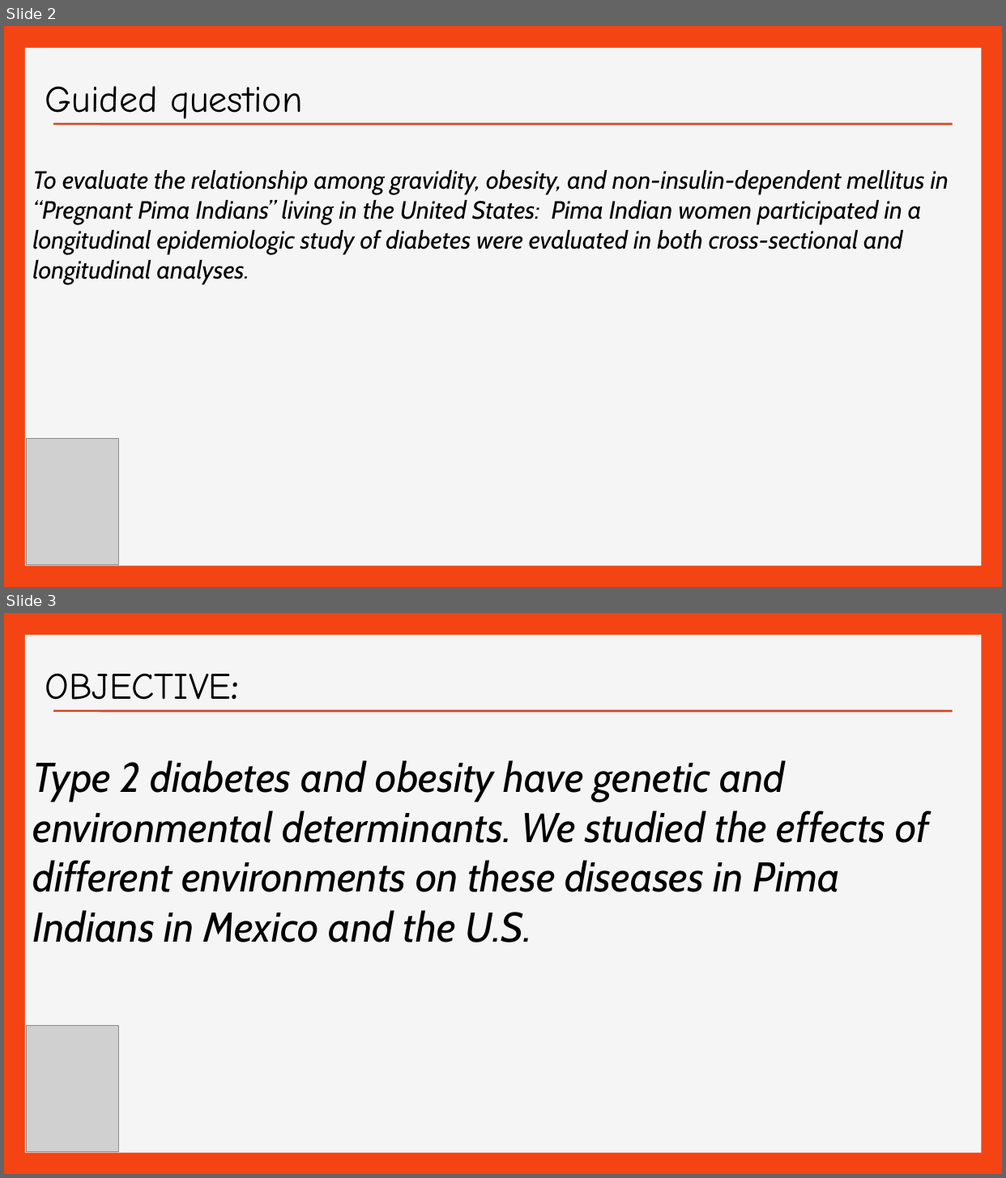
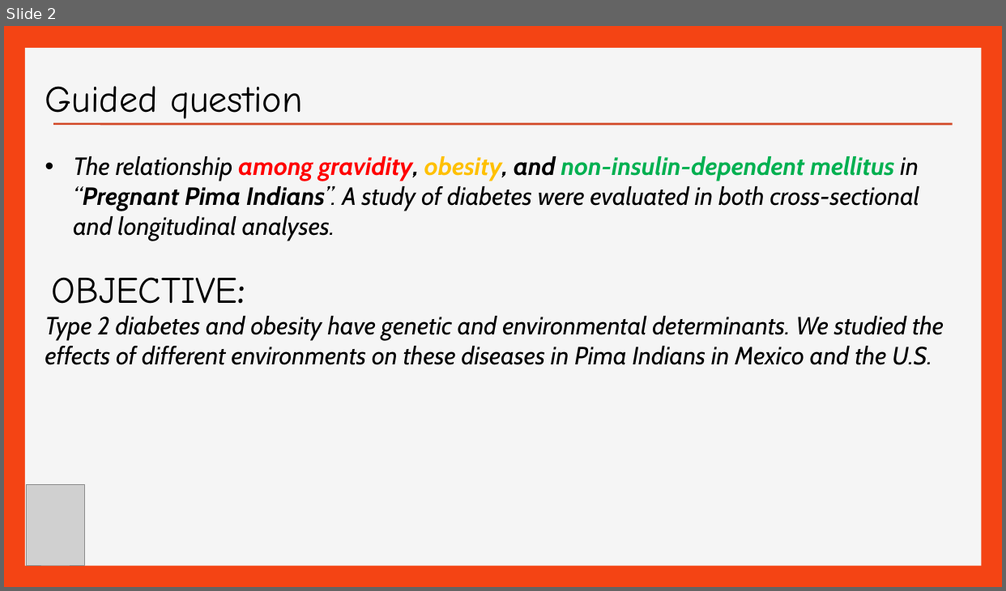
Before and after one commit to efreier12/Final-Project, a slide deck: Pima Indian Diabetes ( Final Project).ppt. Shown one above the other, each under a label of ours: slides 2 and 3 before the commit, slide 2 after it. The pictures are 1006x1178 and 1006x591 pixels, drawn with LibreOffice and Linux fonts; fonts in the diff are those of the drawing; grey boxes stand for pictures. Boxes give left, top, right and bottom in pixels: in the first picture for what was removed or moved away, otherwise in the second. Text is boxed around its words. In the diff, an @@ line names an element or a change of style, - is before the commit and + after.

```diff
--- a/Pima Indian Diabetes ( Final Project).ppt
+++ b/Pima Indian Diabetes ( Final Project).ppt
@@ slide 3 removed at [4, 613, 1002, 1174], background #F44414; not listed: 2 template elements that a slide beside it also shows @@
@@ text removed at [45, 673, 240, 710] @@
-OBJECTIVE:
@@ text removed at [33, 760, 929, 943] @@
-Type 2 diabetes and obesity have genetic and environmental determinants. We studied the effects of different environments on these diseases in Pima Indians in Mexico and the U.S.
@@ picture removed at [26, 1025, 118, 1152] @@
@@ slide 2 changed as well @@
@@ text at [73, 156, 919, 241]: text changed @@
-To evaluate the relationship among gravidity, obesity, and non-insulin-dependent mellitus in “Pregnant Pima Indians” living in the United States: Pima Indian women participated in a longitudinal epidemiologic study of diabetes were evaluated in both cross-sectional and longitudinal analyses.
+• The relationship among gravidity, obesity, and non-insulin-dependent mellitus in “Pregnant Pima Indians”. A study of diabetes were evaluated in both cross-sectional and longitudinal analyses.
@@ text added at [52, 277, 246, 304], 36 pt, text #000000 @@
+OBJECTIVE:
@@ text added at [45, 316, 944, 365], 24 pt, text #000000, italic @@
+Type 2 diabetes and obesity have genetic and environmental determinants. We studied the effects of different environments on these diseases in Pima Indians in Mexico and the U.S.
@@ picture: place and size @@
-picture at [26, 438, 118, 565]
+picture at [26, 485, 84, 565]
```
Also in this commit, not shown: 14 other slides changed, 1 slide added.
